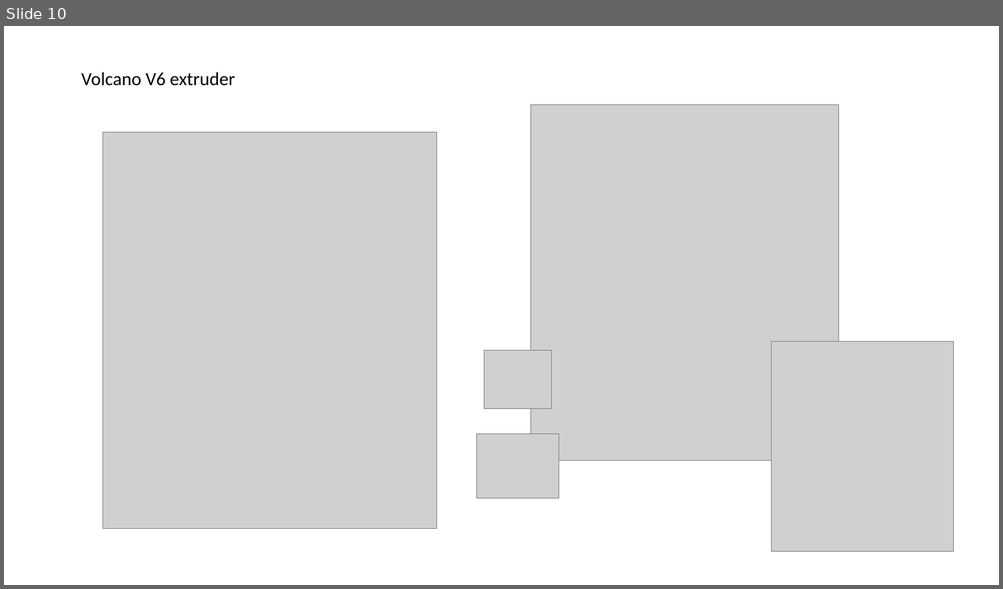
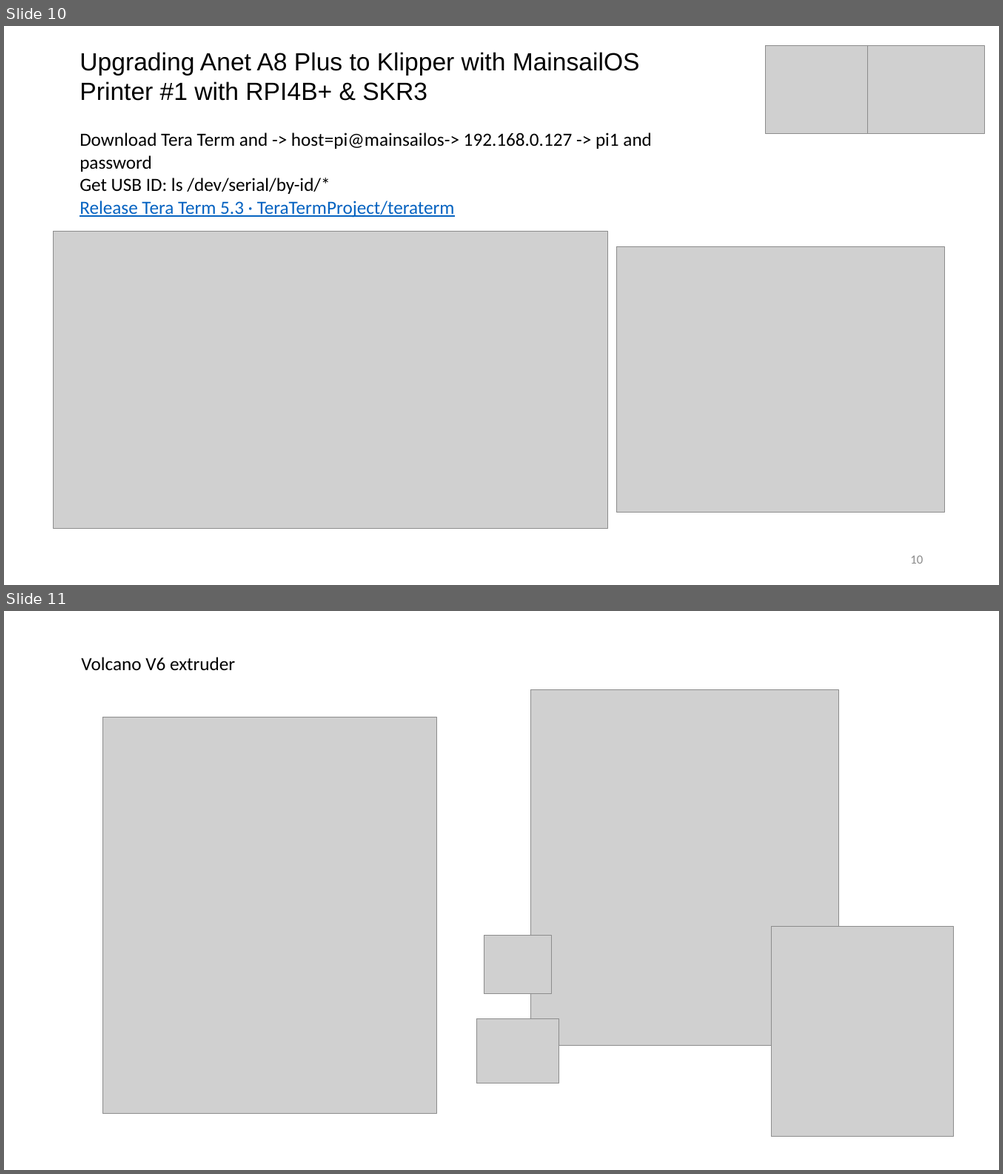
Before and after one commit to GaborDernoczi/Printer_2_Anet_A8_Plus_RPI4_SKR3_IdeaMaker_Mainsail_Klipper, a slide deck: Mainsail and klipper RPI4 SKR3.pptx. Shown one above the other, each under a label of ours: slide 10 before the commit, slides 10 and 11 after it. The pictures are 1003x589 and 1003x1174 pixels, drawn with LibreOffice and Linux fonts; fonts in the diff are those of the drawing; grey boxes stand for pictures. Boxes give left, top, right and bottom in pixels: in the first picture for what was removed or moved away, otherwise in the second. Text is boxed around its words. In the diff, an @@ line names an element or a change of style, - is before the commit and + after.

Commit message:
Tera term

```diff
--- a/Mainsail and klipper RPI4 SKR3.pptx
+++ b/Mainsail and klipper RPI4 SKR3.pptx
@@ slide 10 added at box(4, 26, 999, 585), background #FFFFFF @@
@@ picture added at box(765, 45, 868, 133) @@
@@ picture added at box(868, 45, 984, 133) @@
@@ text added at box(79, 52, 640, 101), 24 pt, text #000000 @@
+Upgrading Anet A8 Plus to Klipper with MainsailOS
+Printer #1 with RPI4B+ & SKR3
@@ text added at box(79, 133, 652, 194), 18 pt, text #000000 @@
+Download Tera Term and -> host=pi@mainsailos-> 192.168.0.127 -> pi1 and password
+Get USB ID: ls /dev/serial/by-id/*
@@ text added at box(79, 201, 455, 218), 18 pt, text #0563C1, underline @@
+Release Tera Term 5.3 · TeraTermProject/teraterm
@@ picture added at box(54, 231, 608, 529) @@
@@ picture added at box(617, 247, 945, 513) @@
@@ page number added at box(910, 556, 922, 564), 12 pt, text #8C8C8C @@
+10
@@ what was slide 10 is now slide 11 @@
```
